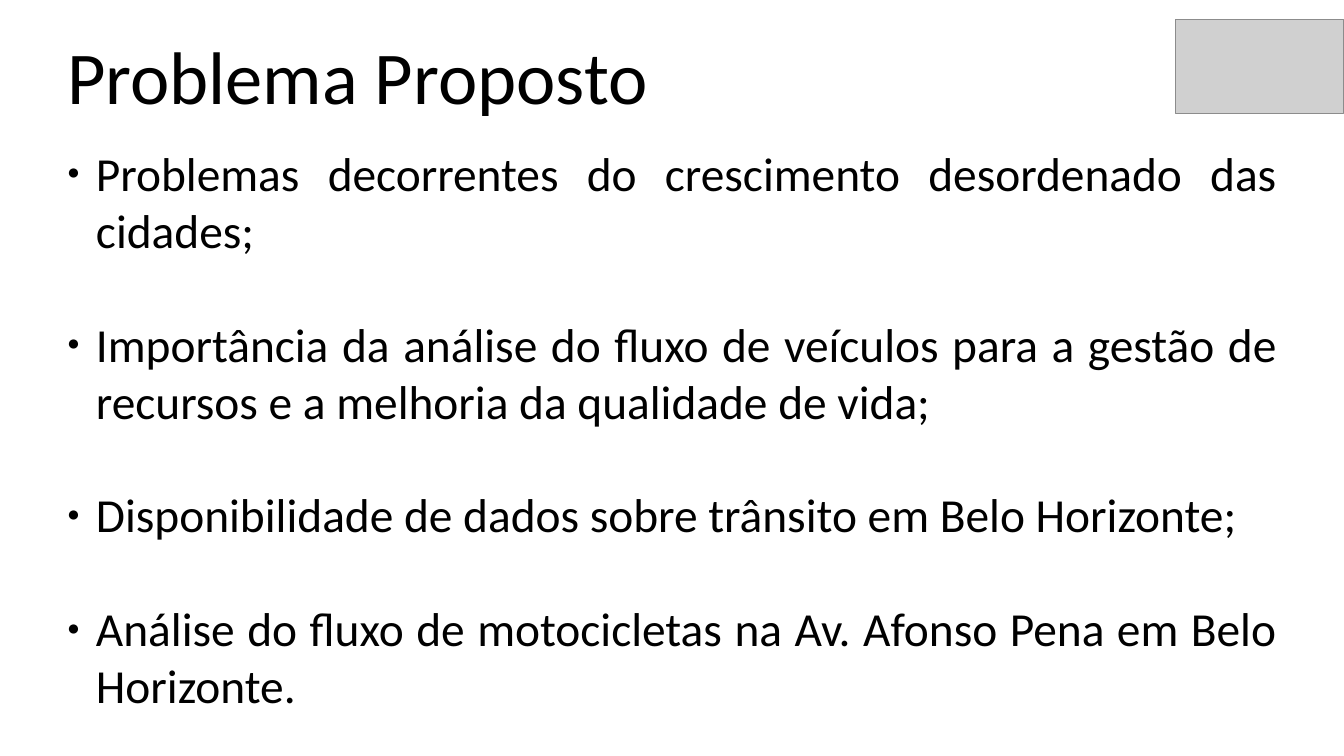
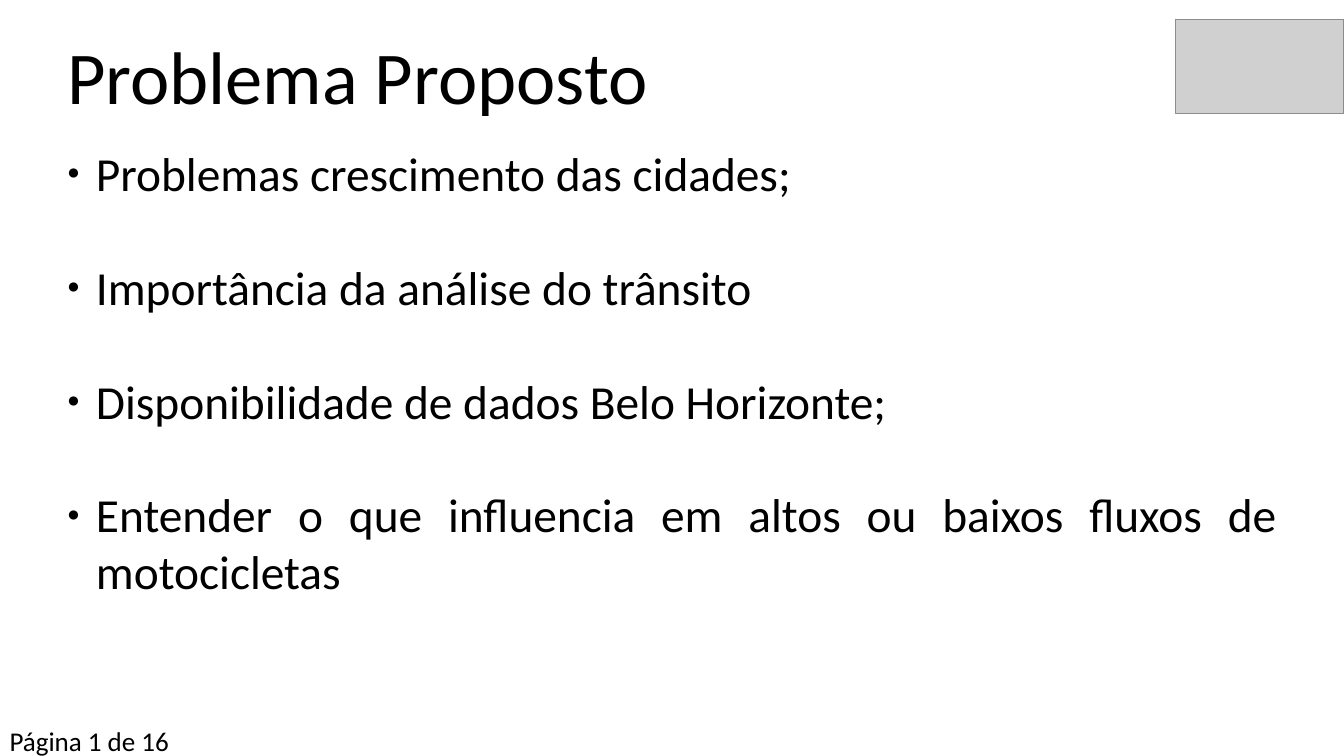
Before and after one commit to jrdutra/tcc_ciencia_de_dados_puc_minas, a slide deck: slide 2 of Apresentacao.odp. Drawn at 1344x756 pixels with LibreOffice and Linux fonts; fonts in the diff are those of the drawing; grey boxes stand for pictures. Boxes give left, top, right and bottom in pixels: in the first picture for what was removed or moved away, otherwise in the second. Text is boxed around its words. In the diff, an @@ line names an element or a change of style, - is before the commit and + after.

```diff
--- a/Apresentacao.odp
+++ b/Apresentacao.odp
@@ subtitle at [96,158,1276,590]: text changed @@
-● Problemas decorrentes do crescimento desordenado das cidades;
-● Importância da análise do fluxo de veículos para a gestão de recursos e a melhoria da qualidade de vida;
-● Disponibilidade de dados sobre trânsito em Belo Horizonte;
-● Análise do fluxo de motocicletas na Av. Afonso Pena em Belo Horizonte.
+● Problemas crescimento das cidades;
+● Importância da análise do trânsito
+● Disponibilidade de dados Belo Horizonte;
+● Entender o que influencia em altos ou baixos fluxos de motocicletas
@@ text added at [10,732,168,756], 16 pt, text #000000 @@
+● Página 1 de 16
```
Also in this commit, not shown: 15 other slides changed, 1 other file.
